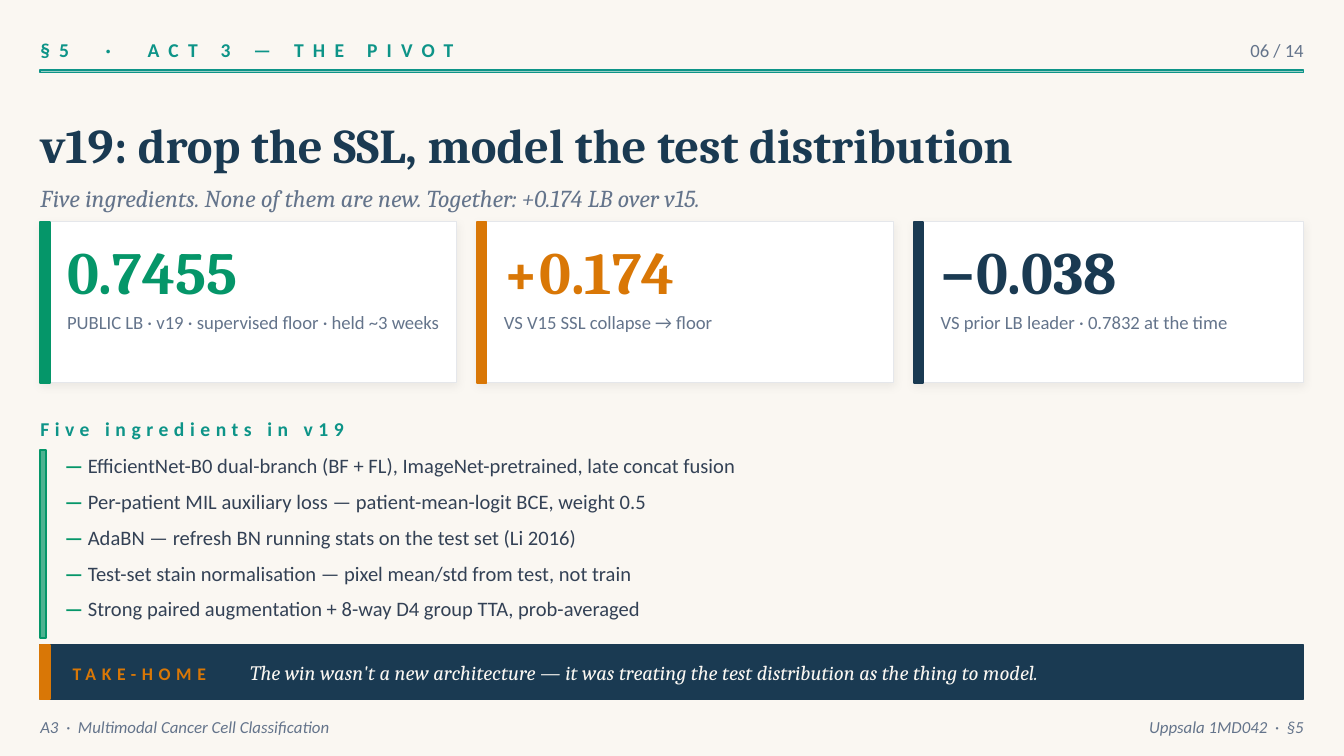
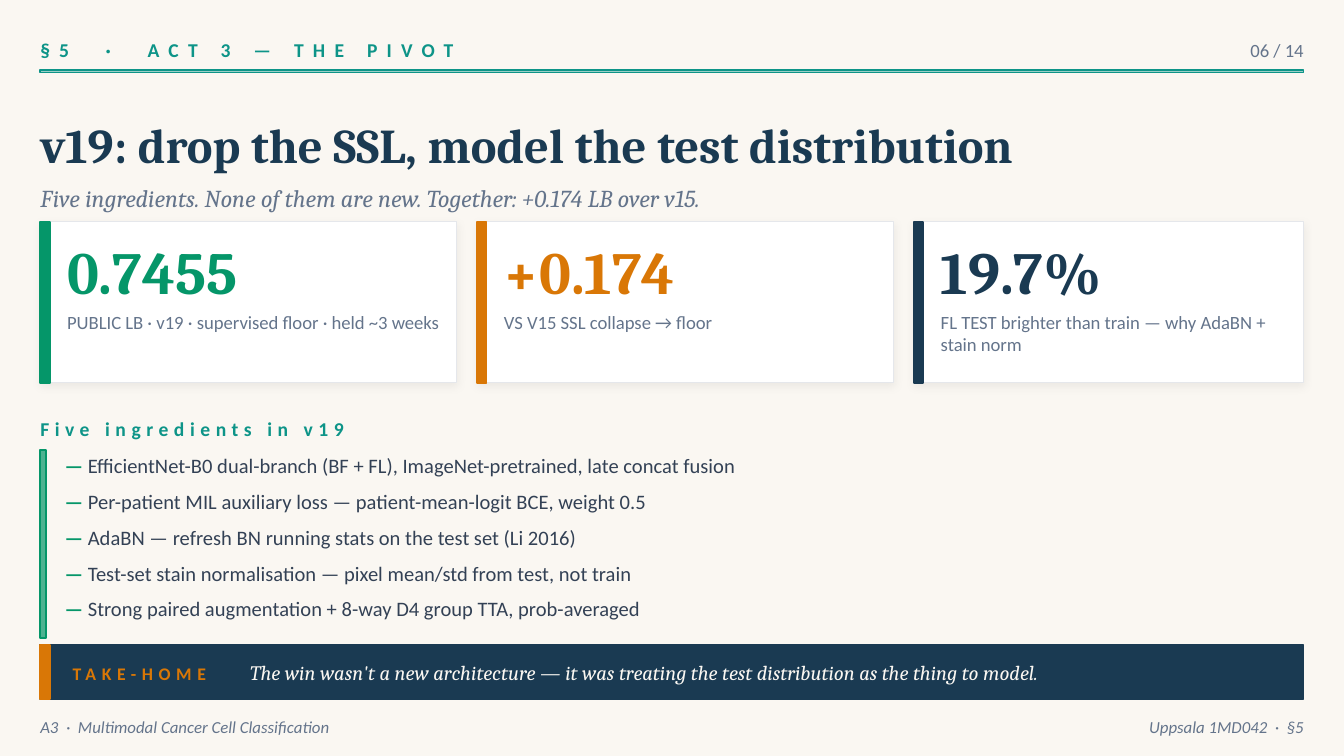
Before and after one commit to rafallex/multimodal-microscopy-distillation, a slide deck: slide 6 of presentation/A3_cancer_challenge.pptx. Drawn at 1344x756 pixels with LibreOffice and Linux fonts; fonts in the diff are those of the drawing. Boxes give left, top, right and bottom in pixels: in the first picture for what was removed or moved away, otherwise in the second. Text is boxed around its words. In the diff, an @@ line names an element or a change of style, - is before the commit and + after.

```diff
--- a/presentation/A3_cancer_challenge.pptx
+++ b/presentation/A3_cancer_challenge.pptx
@@ text at [941,253,1102,296]: text changed @@
-−0.038
+19.7%
@@ text at [941,316,1253,351]: text changed @@
-VS prior LB leader · 0.7832 at the time
+FL TEST brighter than train — why AdaBN + stain norm
```
Also in this commit, not shown: 2 other slides changed, 7 other files.
